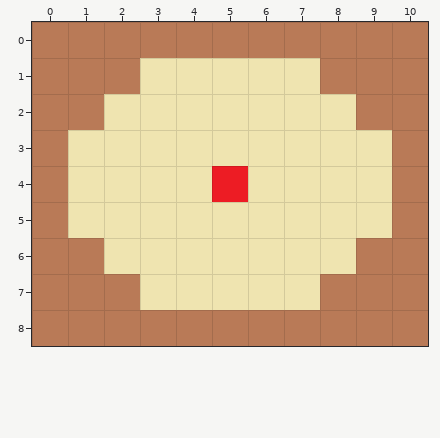
Tiled map, stored at Adventure/res/rooms/arena.room.tmx. Above, as it was before the edit.
Cells are 64x64 px. Shown: x 0..10, y 0..8.
New version:
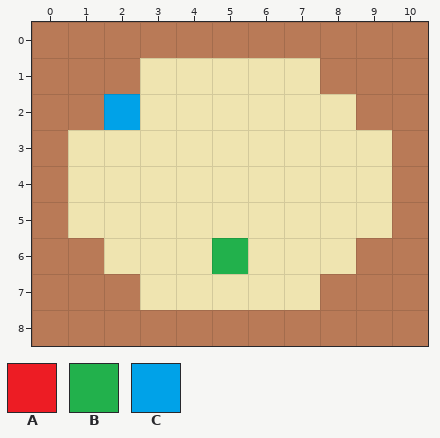
Key: from "tiled": A 2, B 5, C 6.
_ is an empty cell.
Difference:
Layer "enemies":
The edit adds tile B in row 6 at x 5.
The edit adds tile C in row 2 at x 2.
Tile A is gone in row 4 at x 5.
Where, in picture pixels (left, top, right, bottom), the same in both pictures:
added: (104, 94, 140, 130)
removed: (212, 166, 248, 202)
added: (212, 238, 248, 274)
